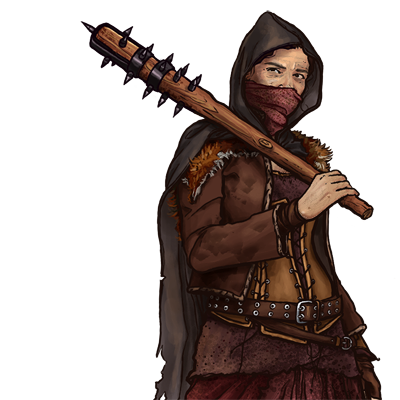
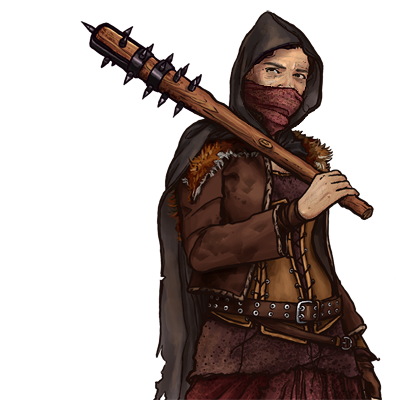
Comparing the layer stacks of the two 400 x 400 images. Changes:
painted on "face-new" over left=247, top=61, right=308, bottom=94
painted on "harper-old.webp" over left=237, top=78, right=315, bottom=134
